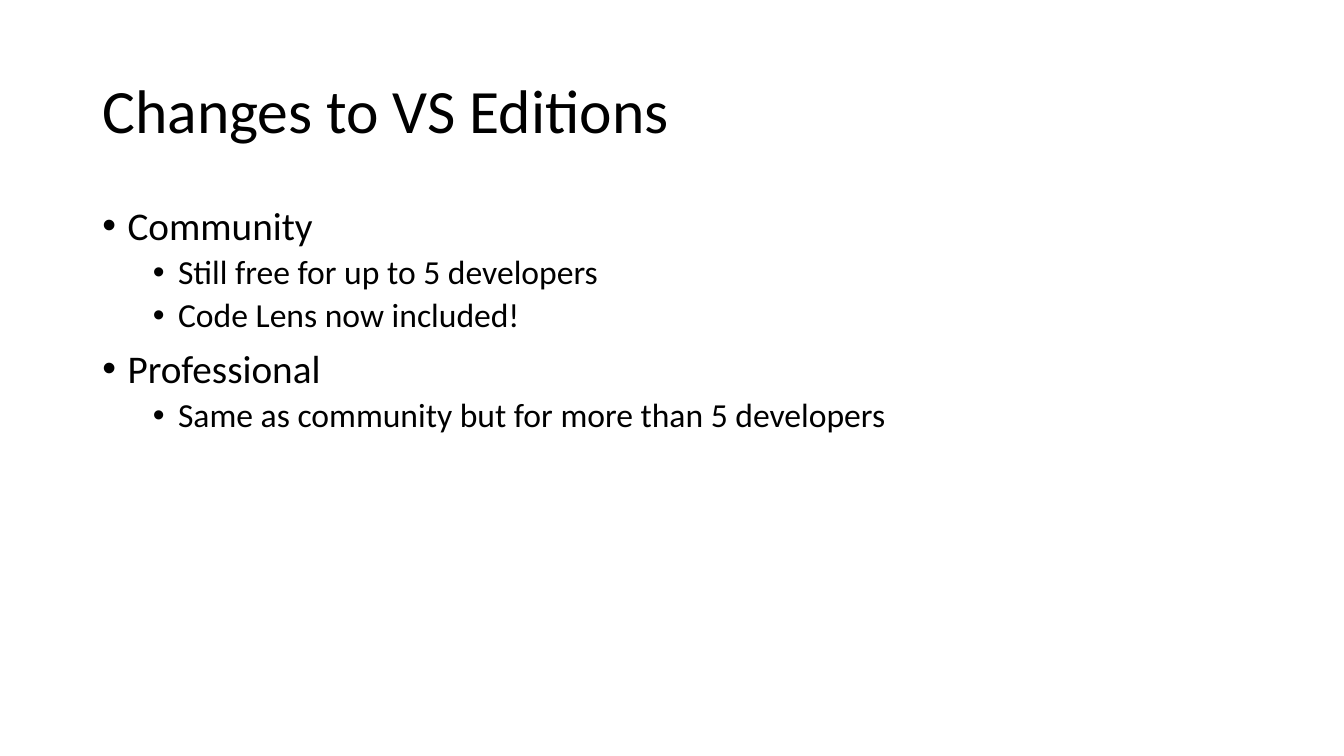
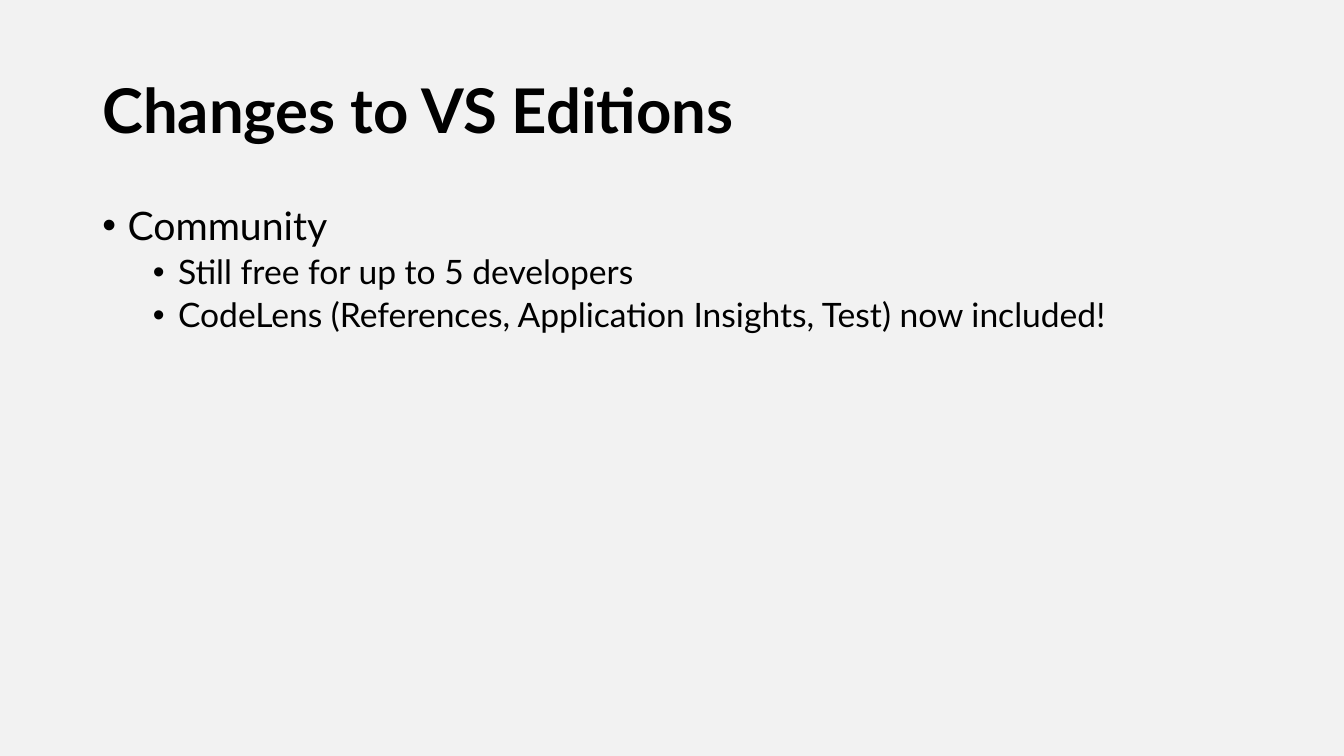
Before and after one commit to NYCDotNetDevs/VisualStudio2019, a slide deck: slide 3 of Slides/VisualStudio2019NYCLaunchEvent.pptx (slide 4 before the commit). Drawn at 1344x756 pixels with LibreOffice and Linux fonts; fonts in the diff are those of the drawing. Boxes give left, top, right and bottom in pixels: in the first picture for what was removed or moved away, otherwise in the second. Text is boxed around its words. In the diff, an @@ line names an element or a change of style, - is before the commit and + after.

Commit message:
Updated presentation

```diff
--- a/Slides/VisualStudio2019NYCLaunchEvent.pptx
+++ b/Slides/VisualStudio2019NYCLaunchEvent.pptx
@@ background #FFFFFF to #F2F2F2 @@
@@ title "Changes to VS Editions" at [102, 87, 734, 144]: font Calibri to Lato, bold on @@
@@ text at [128, 211, 633, 290]: font Calibri to Lato in "Community", "Still free for up to 5 developers" @@
@@ text at [178, 301, 1105, 333]: text changed; font Calibri to Lato @@
-  • Code Lens now included!
-• Professional
-  • Same as community but for more than 5 developers
+  • CodeLens (References, Application Insights, Test) now included!
```
Also in this commit, not shown: 6 other slides changed, 10 slides added, 3 slides removed.
